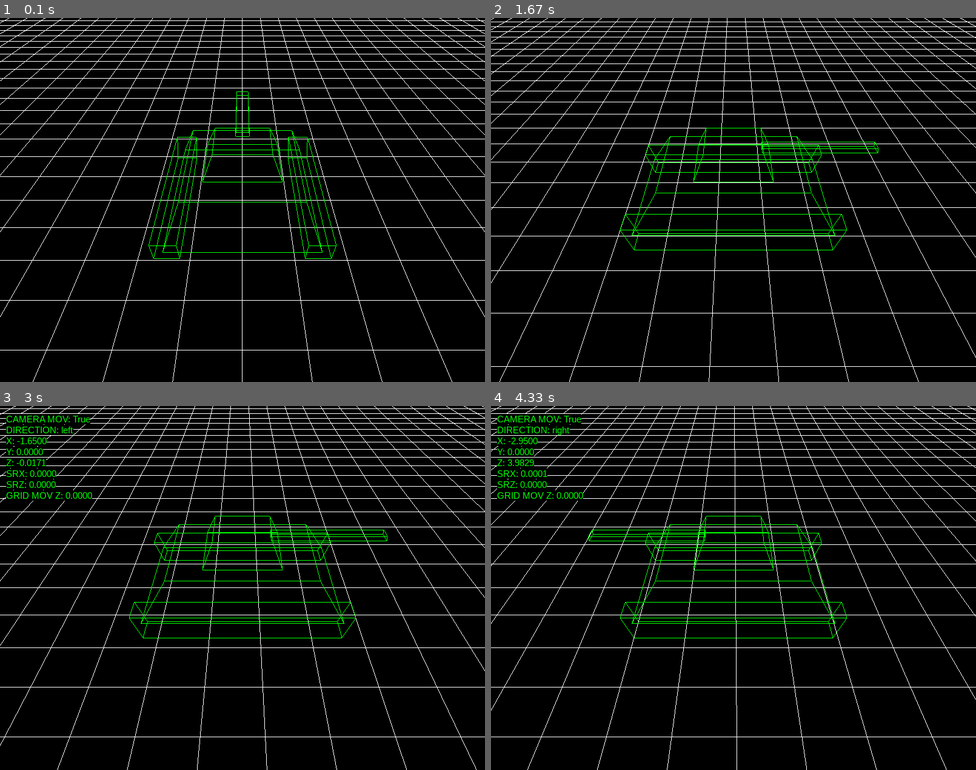
Above: before the commit, frames 1-4 (two rows, left to right).
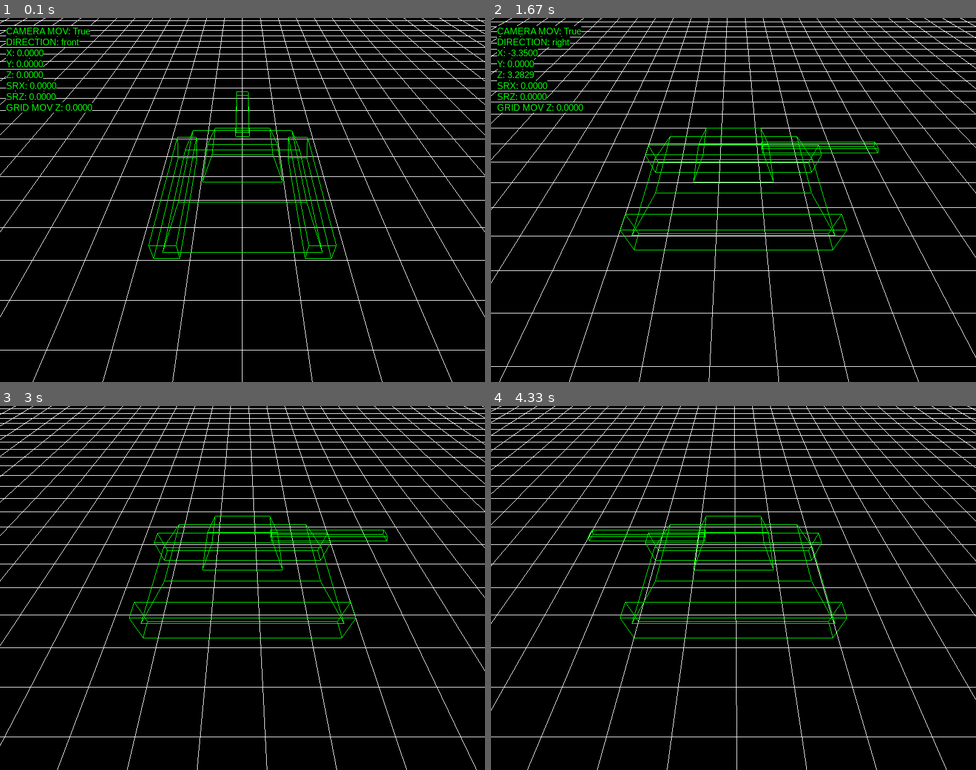
Above: after the commit, the same moments.

Repository: antonioam82/tank_controller
Game: pygame game, started from tank_demo_v.py
Two runs of this game, one before a commit and one after it. Both use one fixed random seed, a clock stepped at 60 frames per second and the inputs below.
Inputs:
- Up to frame 1 (0.1 s): no input
- Up to frame 2 (1.67 s): tap Y at 0.33 s; hold Right 0.67-1.13 s; hold Up 1.17-1.47 s; tap J at 1.23, 1.57 s; tap C at 1.32 s; hold Right from 1.5 s (still down)
- Up to frame 3 (3 s): tap J at 1.87, 2.07, 2.37, 2.63, 2.97 s; release Right at 1.97 s; hold Left 2-2.53 s; tap V at 2.15 s; hold Down 2.57-2.87 s; tap C at 2.72 s; hold Left from 2.9 s (still down)
- Up to frame 4 (4.33 s): tap J at 3.27, 3.4, 3.8, 4.1 s; release Left at 3.3 s; hold Up 3.33-3.7 s; tap V at 3.48 s; hold Right from 3.73 s (still down); tap C at 3.88 s

The runs differ from the first frame. In frame 1, 1.0% of the frame differs, in the area x 1-19%, y 2-26%; in frame 2, 1.0%; in frame 3, 0.9%; in frame 4, 1.0%.

Commit message:
Muestra info en pantalla, por defecto

Diff:
--- a/tank_demo_v.py
+++ b/tank_demo_v.py
@@ -148,7 +148,7 @@
     stop_rate_x = stop_rate_z = 0.0000
     last_cam_pos_x = last_cam_pos_z = 0.0
 
-    hide_info = True
+    hide_info = False
 
     model_angle = 180
     y_tower = 0.0
